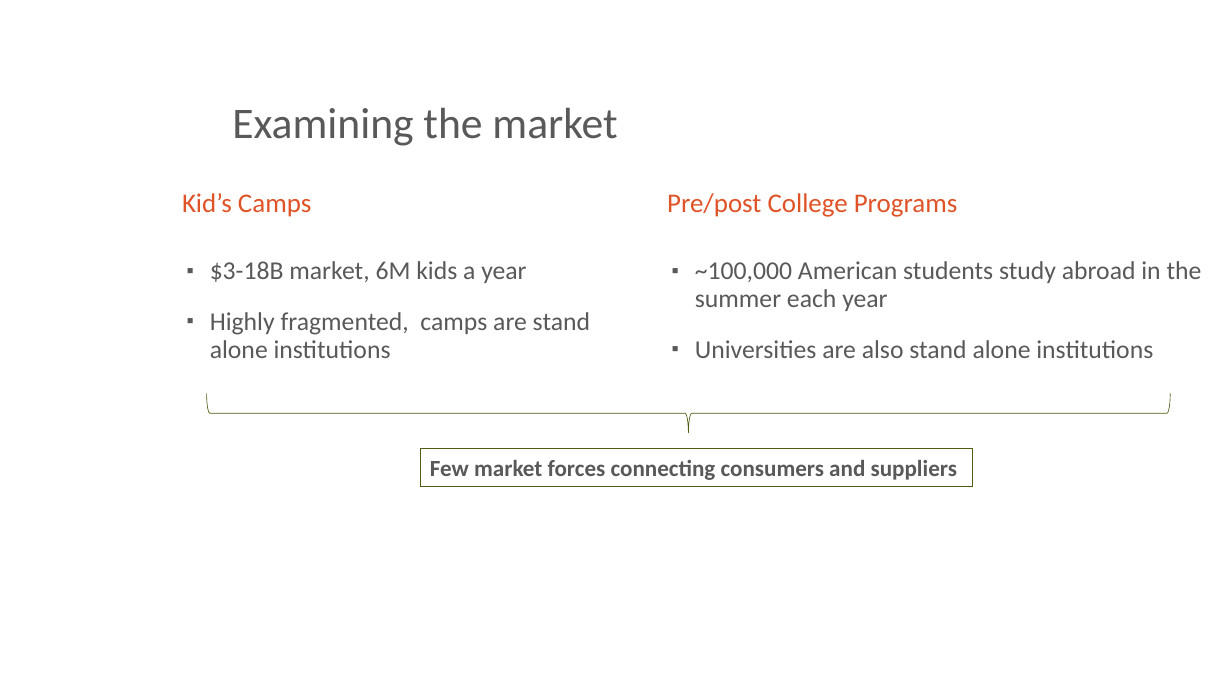
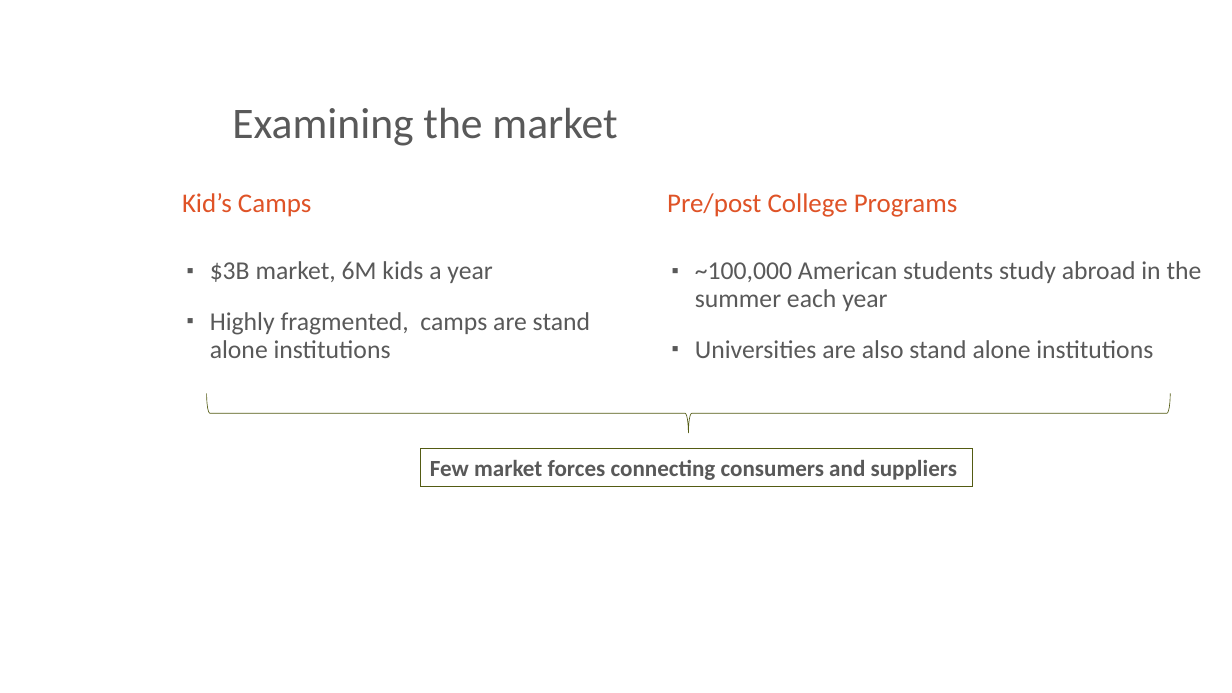
Before and after one commit to bmspersonal/testing, a slide deck: slide 6 of summerdeck.pptx (slide 7 before the commit). Drawn at 1232x693 pixels with LibreOffice and Linux fonts; fonts in the diff are those of the drawing; background and template pictures are left out. Boxes give left, top, right and bottom in pixels: in the first picture for what was removed or moved away, otherwise in the second. Text is boxed around its words. In the diff, an @@ line names an element or a change of style, - is before the commit and + after.

```diff
--- a/summerdeck.pptx
+++ b/summerdeck.pptx
@@ text at [210,261,492,283]: text changed @@
-▪ $3-18B market, 6M kids a year
+▪ $3B market, 6M kids a year
```
Also in this commit, not shown: 4 other slides changed, 1 slide added, 1 slide removed.
